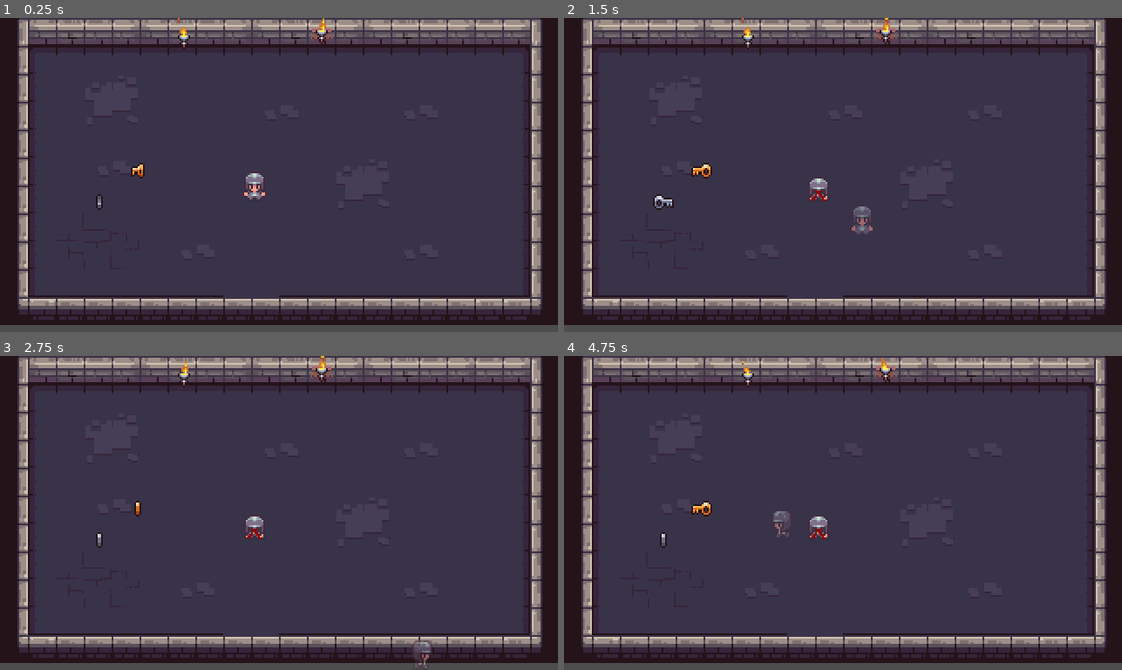
Above: before the commit, frames 1-4 (two rows, left to right).
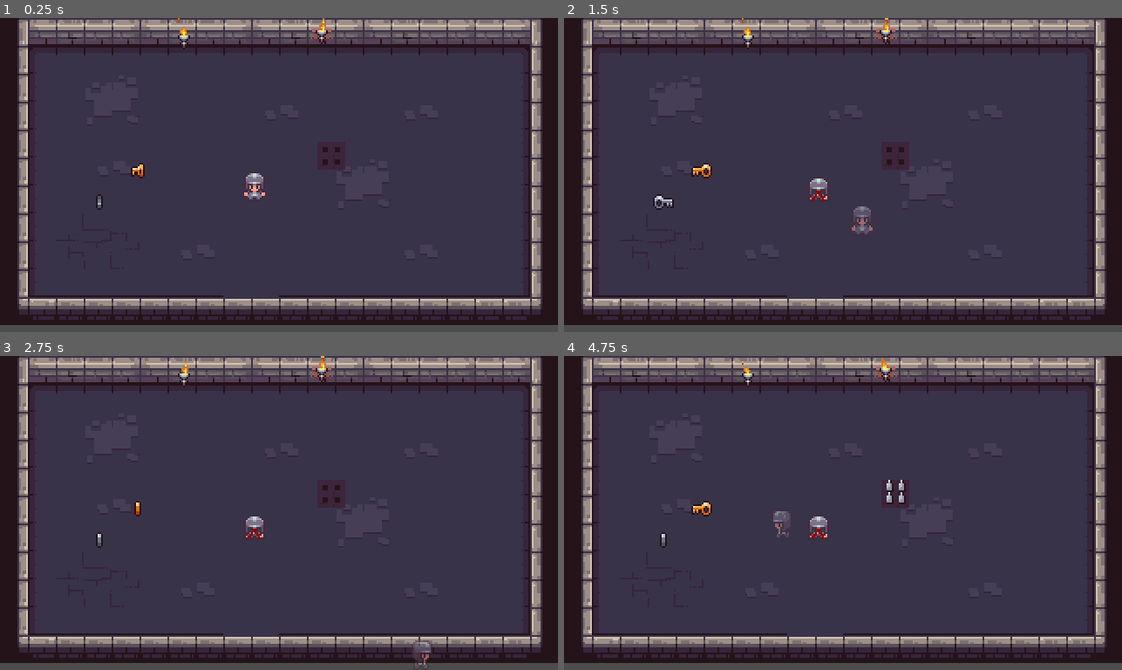
Above: after the commit, the same moments.

Repository: PauloFH/loop
Game: Godot game, scene res://scenes/fases/Main.tscn
The game is run twice, just before and just after one commit, with the same random seed, the same clock (stepped at 60 frames per second) and the same inputs.
Inputs:
- Up to frame 1 (0.25 s): no input
- Up to frame 2 (1.5 s): tap Enter (ui_accept) at 0.5, 0.77 s; hold Right (ui_right) 0.53-1.28 s; hold Down (ui_down) from 1.28 s (still down)
- Up to frame 3 (2.75 s): tap Enter (ui_accept) at 1.52 s; release Down (ui_down) at 2.03 s; hold Right (ui_right) from 2.03 s (still down)
- Up to frame 4 (4.75 s): release Right (ui_right) at 2.78 s; hold Up (ui_up) 2.78-3.53 s; tap Enter (ui_accept) at 3.02, 3.77, 4.52 s; hold Left (ui_left) from 3.53 s (still down)

The runs differ from the first frame. In frame 1, less than 0.1% of the frame differs, in the area x 57-62%, y 41-49%; in frame 2, less than 0.1%; in frame 3, less than 0.1%; in frame 4, 0.2%, in the area x 57-62%, y 39-49%.

Commit message:
feat: floor spikes

Diff:
--- a/scenes/fases/Main.tscn
+++ b/scenes/fases/Main.tscn
@@ -7,6 +7,7 @@
 [ext_resource type="PackedScene" uid="uid://ys64ayyd0eay" path="res://scenes/objects/coletaveis/chaves/key_g.tscn" id="5_h1rjs"]
 [ext_resource type="PackedScene" uid="uid://dbaxrf0mn07nx" path="res://scenes/objects/cosmetics/luz/torch.tscn" id="6_64pgk"]
 [ext_resource type="PackedScene" uid="uid://cfbpvvwxajqi0" path="res://scenes/objects/cosmetics/luz/torch_light.tscn" id="7_j0l3m"]
+[ext_resource type="PackedScene" uid="uid://lprrw4rjd0qg" path="res://scenes/objects/traps/spike_traps/floor_spike.tscn" id="8_h1rjs"]
 
 [sub_resource type="TileSetAtlasSource" id="TileSetAtlasSource_vcsgt"]
 texture = ExtResource("1_706jr")
@@ -238,3 +239,6 @@
 
 [node name="Torch4" parent="." instance=ExtResource("7_j0l3m")]
 position = Vector2(184, 5)
+
+[node name="Spike" parent="." instance=ExtResource("8_h1rjs")]
+position = Vector2(190, 80)
--- /dev/null
+++ b/scenes/objects/traps/spike_traps/floor_spike.tscn
@@ -0,0 +1,42 @@
+[gd_scene load_steps=8 format=3 uid="uid://lprrw4rjd0qg"]
+
+[ext_resource type="Script" uid="uid://61i0134nxqto" path="res://scripts/objects/armadilhas/floor_spikes.gd" id="1_rvj1i"]
+[ext_resource type="Texture2D" uid="uid://cw1fdab66fsku" path="res://assets/2D Pixel Dungeon Asset Pack/items and trap_animation/peaks/peaks_3.png" id="2_lsnox"]
+[ext_resource type="Texture2D" uid="uid://dq8ai5f8jgcds" path="res://assets/2D Pixel Dungeon Asset Pack/items and trap_animation/peaks/peaks_4.png" id="3_oeu4m"]
+[ext_resource type="Texture2D" uid="uid://cq3lyn7wdktvp" path="res://assets/2D Pixel Dungeon Asset Pack/items and trap_animation/peaks/peaks_2.png" id="4_jfvr3"]
+[ext_resource type="Texture2D" uid="uid://8rpcouo5tuks" path="res://assets/2D Pixel Dungeon Asset Pack/items and trap_animation/peaks/peaks_1.png" id="5_yrvyl"]
+
+[sub_resource type="SpriteFrames" id="SpriteFrames_jgqgx"]
+animations = [{
+"frames": [{
+"duration": 1.0,
+"texture": ExtResource("2_lsnox")
+}, {
+"duration": 1.0,
+"texture": ExtResource("3_oeu4m")
+}, {
+"duration": 1.0,
+"texture": ExtResource("4_jfvr3")
+}, {
+"duration": 1.0,
+"texture": ExtResource("5_yrvyl")
+}],
+"loop": false,
+"name": &"default",
+"speed": 5.0
+}]
+
+[sub_resource type="RectangleShape2D" id="RectangleShape2D_ud1lh"]
+size = Vector2(16, 16)
+
+[node name="floor_spike" type="Area2D"]
+script = ExtResource("1_rvj1i")
+
+[node name="Sprite2D" type="AnimatedSprite2D" parent="."]
+position = Vector2(0, -1)
+sprite_frames = SubResource("SpriteFrames_jgqgx")
+speed_scale = 2.0
+
+[node name="CollisionShape2D" type="CollisionShape2D" parent="."]
+position = Vector2(0, -1)
+shape = SubResource("RectangleShape2D_ud1lh")
--- a/scenes/player/player.tscn
+++ b/scenes/player/player.tscn
@@ -242,7 +242,7 @@
 
 [node name="Player" type="Node2D"]
 
-[node name="Player" type="CharacterBody2D" parent="."]
+[node name="Player" type="CharacterBody2D" parent="." groups=["player"]]
 script = ExtResource("1_g2els")
 
 [node name="Sprite2D" type="Sprite2D" parent="Player"]
--- a/scripts/objects/armadilhas/floor_spikes.gd
+++ b/scripts/objects/armadilhas/floor_spikes.gd
@@ -1,30 +1,39 @@
+extends TrapBase
 
-extends TrapBase
+## script sendo usado em cima de uma area2D. Abstrações da node2D estão sendo "concretizadas" aqui,
+## de modo que esse escript se torna usável apenas em uma area2D, e o trapBase continua extensível
+## para qualquer node2D.
 
 @export var spike_duration: float = 2.0
 @export var warning_time: float = 0.5
 
-@onready var area_2d = $Area2D
+@onready var area_2d = self
 @onready var sprite = $Sprite2D
-@onready var collision = $Area2D/CollisionShape2D
+@onready var collision = $CollisionShape2D
+
+# Tem como função guardar o estado onde é possível causar dano no jogador ao colidir
+var spikes_out:bool = false
 
 func setup_trap():
 	area_2d.body_entered.connect(_on_body_entered)
 	sprite.modulate = Color.WHITE
 
+## WARNING: caso o jogador entre e fique na trap enquanto ela está em cooldown, é possível que a trap
+## não seja ativada novamente depois que o tempo de cooldown seja restituido. Pode ser necessário re
+## fatorar o código do player ou desta trap caso essa interação não seja desejada.
 func _on_body_entered(body):
 	if body.is_in_group("player"):
-		trigger_trap(body)
+		if spikes_out:
+			body.take_damage(damage)
+		else:
+			trigger_trap(body)
 
-
-# pra visualizar eu pintei
 func activate_trap(body):
-	sprite.modulate = Color.YELLOW
+	sprite.frame = 1
 	await get_tree().create_timer(warning_time).timeout
-	sprite.modulate = Color.RED
-	var bodies = area_2d.get_overlapping_bodies()
-	for overlapping_body in bodies:
-		if overlapping_body.is_in_group("player"):
-			overlapping_body.take_damage(damage)
+	sprite.play("default")
+	spikes_out = true
 	await get_tree().create_timer(spike_duration).timeout
-	sprite.modulate = Color.WHITE
+	spikes_out = false
+	sprite.frame = 0
+	sprite.play_backwards("default")
Not shown: 1 places in scenes/fases/Main.tscn that only renumber resources
